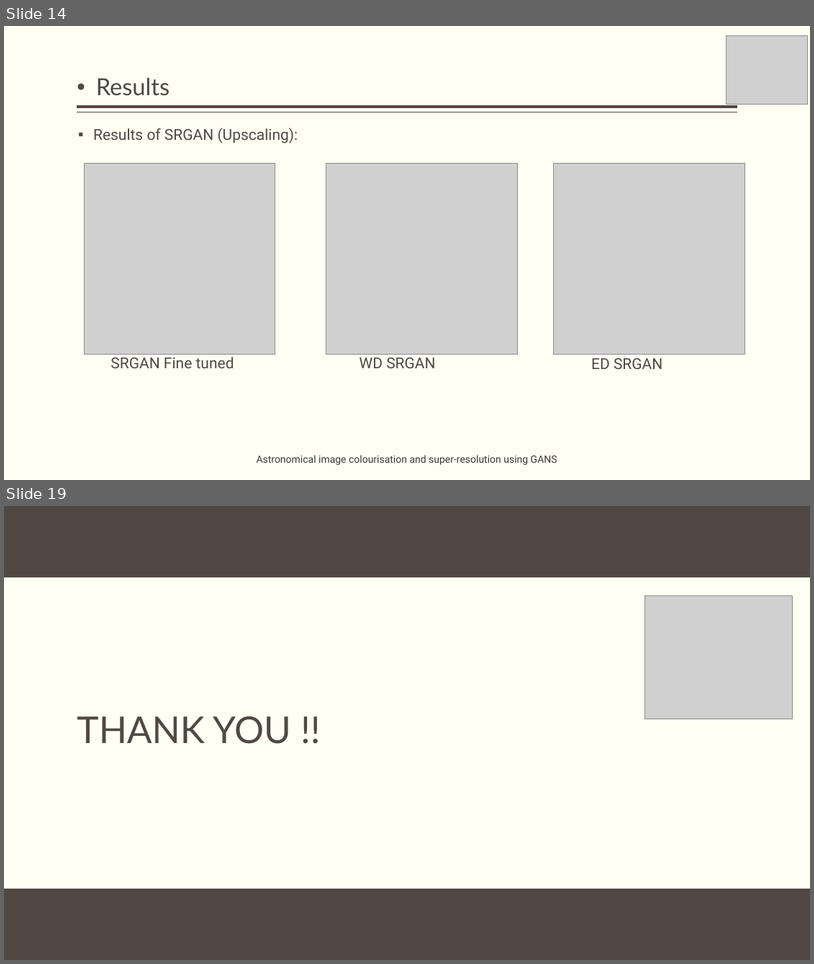
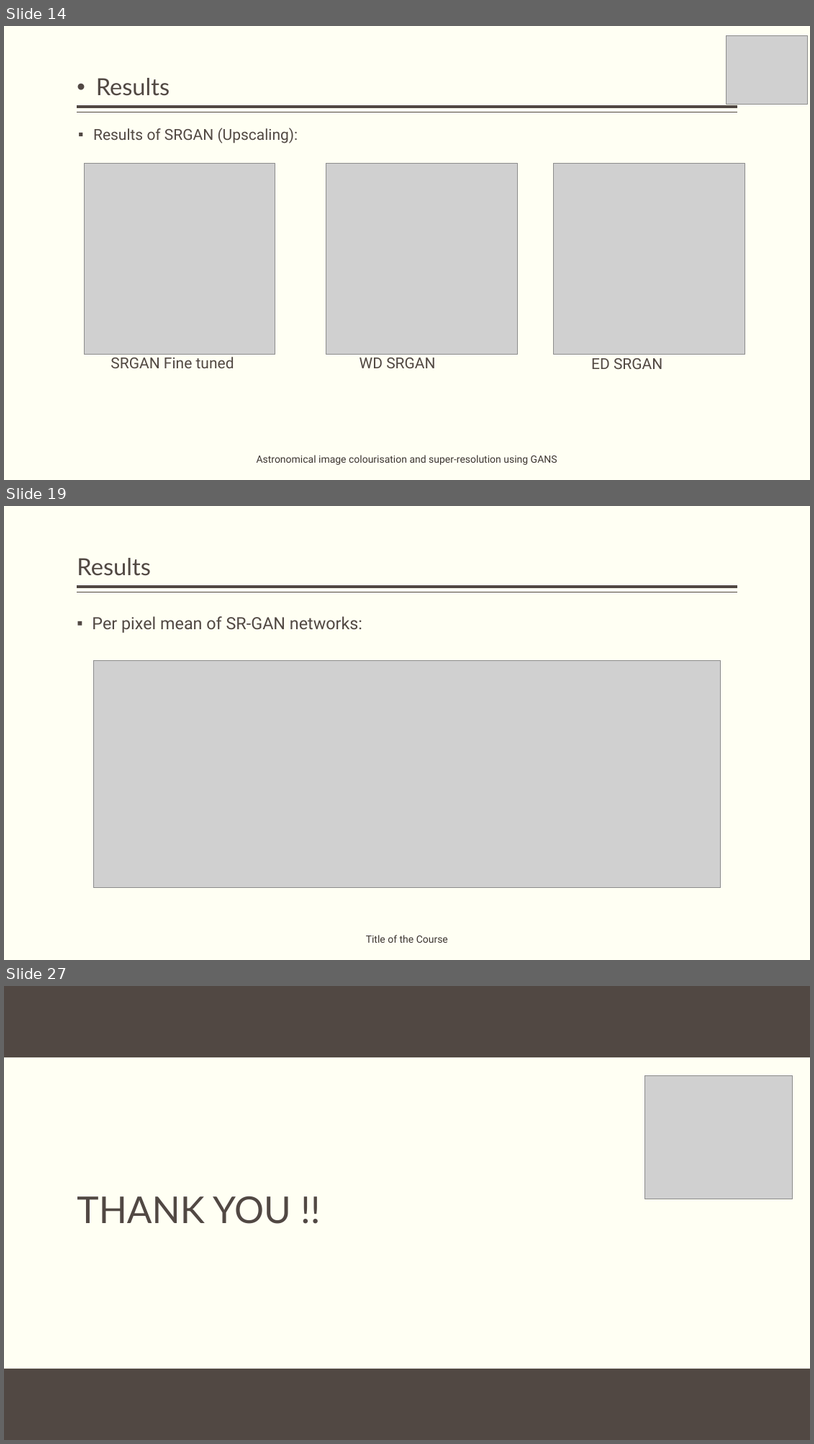
Before and after one commit to obi-wan-shinobi/Literature-Review, a slide deck: Presentation/Stage_2/stage_2_presentation.pptx. Shown one above the other, each under a label of ours: slides 14 and 19 before the commit, slides 14, 19 and 27 after it; the slides between them are not shown. The pictures are 814x964 and 814x1444 pixels, drawn with LibreOffice and Linux fonts; fonts in the diff are those of the drawing; grey boxes stand for pictures; background and template pictures are left out. Boxes give left, top, right and bottom in pixels: in the first picture for what was removed or moved away, otherwise in the second. Text is boxed around its words. In the diff, an @@ line names an element or a change of style, - is before the commit and + after.

```diff
--- a/Presentation/Stage_2/stage_2_presentation.pptx
+++ b/Presentation/Stage_2/stage_2_presentation.pptx
@@ slide 19 added at (4,506,810,960), background #FFFFF3; not listed: 2 template elements that a slide beside it also shows @@
@@ title added at (77,558,150,576), 28 pt, text #514843 @@
+Results
@@ text added at (92,616,363,633), 20 pt, text #514843 @@
+▪ Per pixel mean of SR-GAN networks:
@@ picture added at (93,660,721,887) @@
@@ text added at (366,934,448,942), 12 pt, text #3D3632 @@
+Title of the Course
@@ what was slide 19 is now slide 27 @@
```
Also in this commit, not shown: 7 slides changed, 7 other slides added, 7 other files.
